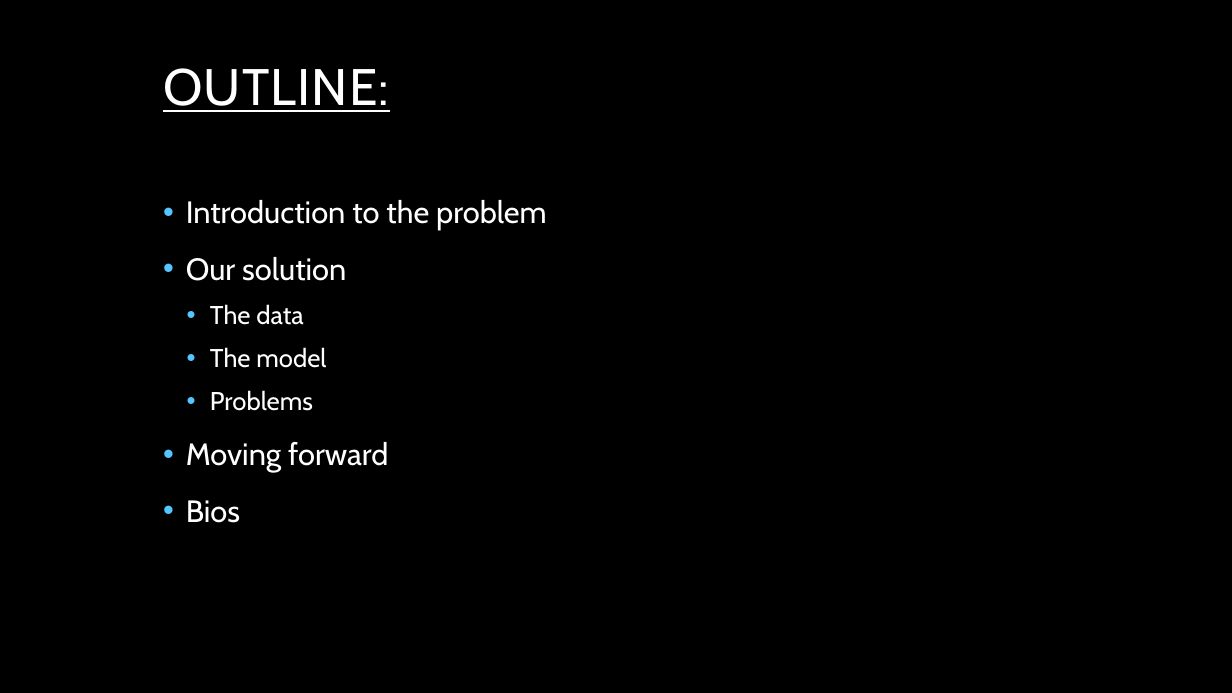
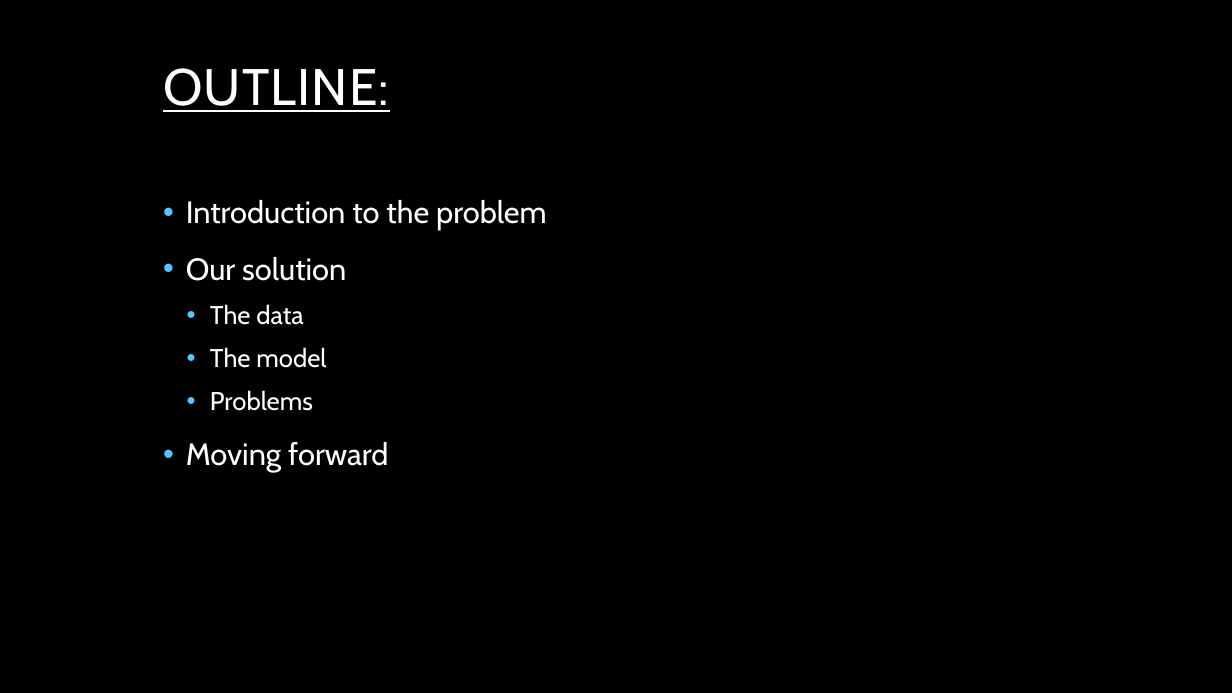
Before and after one commit to searanch/Covid-19-Hackathon, a slide deck: slide 2 of CovidHackathonPowerPoint.pptx. Drawn at 1232x693 pixels with LibreOffice and Linux fonts; fonts in the diff are those of the drawing; background and template pictures are left out. Boxes give left, top, right and bottom in pixels: in the first picture for what was removed or moved away, otherwise in the second. Text is boxed around its words. In the diff, an @@ line names an element or a change of style, - is before the commit and + after.

Commit message:
removing bios

```diff
--- a/CovidHackathonPowerPoint.pptx
+++ b/CovidHackathonPowerPoint.pptx
@@ text at (x1=186, y1=500, x2=240, y2=523): paragraph removed @@
-• Bios
```
